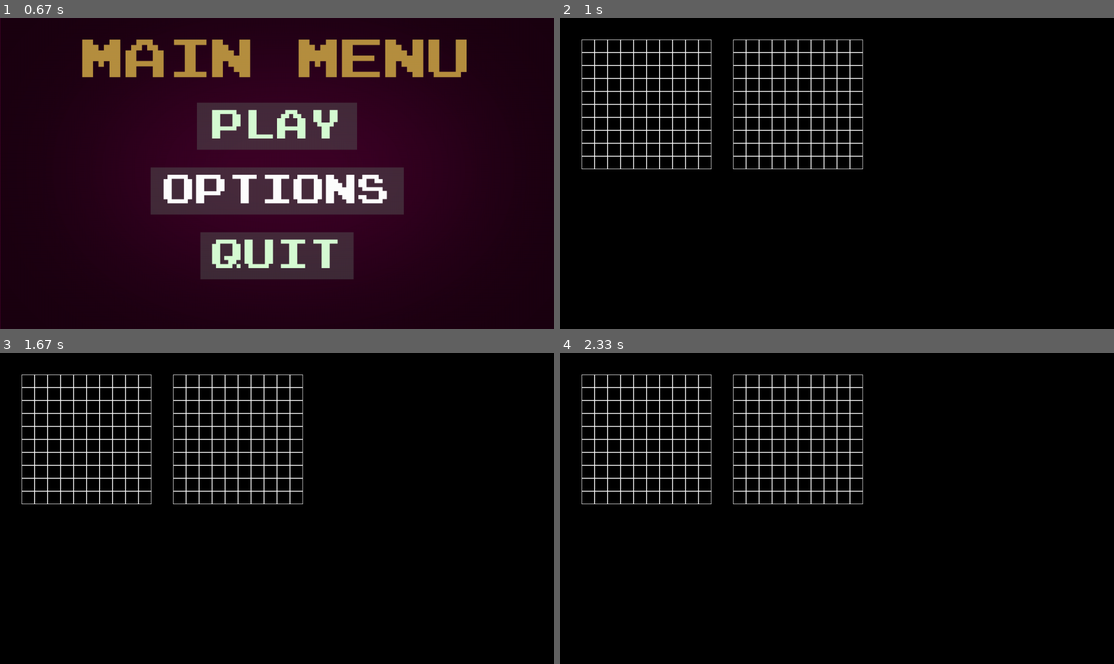
Above: before the commit, frames 1-4 (two rows, left to right).
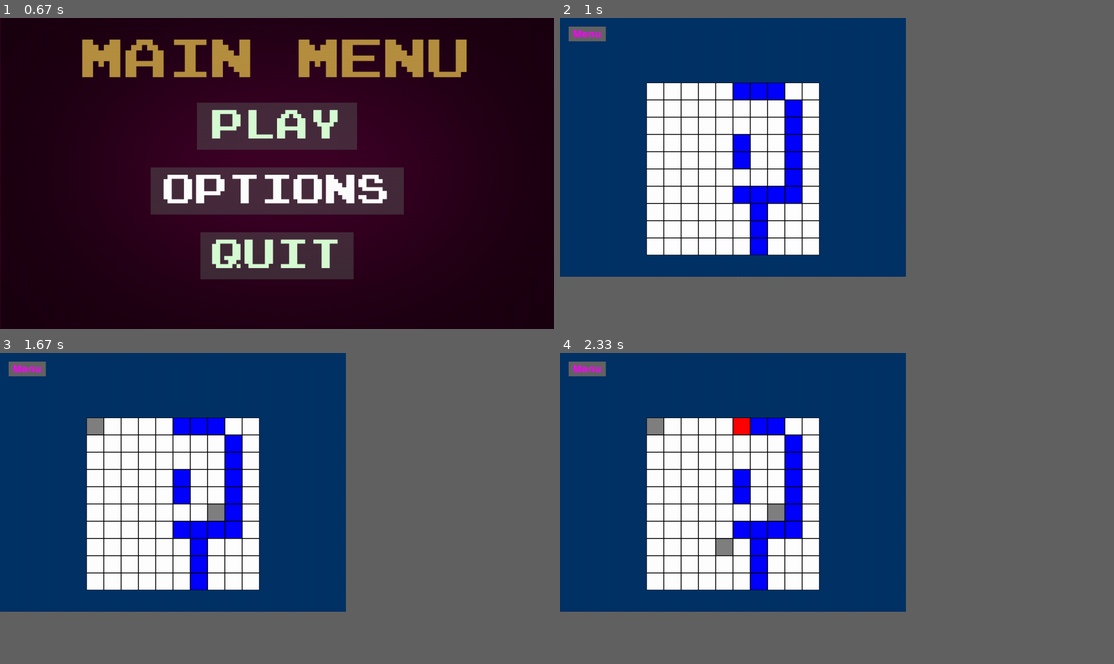
Above: after the commit, the same moments.

Repository: BrianValente/uade-batalla-naval
Game: pygame game, started from uade_battleship/main.py
Two runs of this game, one before a commit and one after it. Both use one fixed random seed, a clock stepped at 60 frames per second and the inputs below.
Inputs (mouse positions are in pixels of both pictures, inside the frame that each line leads up to):
- Up to frame 1 (0.67 s): click (254, 185) at 0.38 s
- Up to frame 2 (1 s): click "PLAY" at 0.72 s
- Up to frame 3 (1.67 s): click (94, 427) at 1.05 s; click (210, 505) at 1.38 s
- Up to frame 4 (2.33 s): click (742, 427) at 1.72 s; click (715, 548) at 2.05 s
In our replay, in frame 2 the window is 900x506 before the commit and 562x421 after it. These sizes can differ from the game's own. Grey fills any space a smaller window leaves; there, only what the larger window draws over its background counts as a difference.

Frame 1 is identical in both runs. In frame 2, 51% of the frame differs, in the area x 0-63%, y 0-84%; in frame 3, 51%; in frame 4, 51%.

Commit message:
Grilla jugador unico (#7)
**Descripción**

Contanos qué cambios hiciste y por qué.

**Screenshots**

| Antes | Después |
| -- | -- |
| <img height="400" src=""> | <img height="400" src=""> |

---------

Co-authored-by: Bravoto <tombravo@uade.edu.ar>

Diff:
--- a/uade_battleship/board.py
+++ b/uade_battleship/board.py
@@ -1,7 +1,39 @@
 import pygame
-
-
-# funciones del juego
+import subprocess  # Para ejecutar main.py
+from random import choice, randint
+
+
+def draw_menu_button(window, color, font):
+    global menu_button_rect
+    texto = font.render("Menu", True, (255, 0, 255))
+    menu_button_rect = pygame.Rect(
+        20, 20, texto.get_width() + 20, texto.get_height() + 10
+    )
+    pygame.draw.rect(window, color, menu_button_rect)
+    window.blit(texto, (menu_button_rect.x + 10, menu_button_rect.y + 5))
+
+
+# Muestra las opciones "¿Volver al menú?" con "Sí" y "No"
+def show_menu_options(window, font):
+    question_text = font.render("¿Volver al menú?", True, (255, 255, 255))
+    yes_text = font.render("Sí", True, (0, 150, 0))
+    no_text = font.render("No", True, (150, 0, 0))
+
+    question_pos = (40, 100)
+    yes_button_rect = pygame.Rect(40, 160, 50, 40)
+    no_button_rect = pygame.Rect(120, 160, 50, 40)
+
+    pygame.draw.rect(window, (0, 255, 0), yes_button_rect)
+    pygame.draw.rect(window, (255, 0, 0), no_button_rect)
+
+    window.blit(question_text, question_pos)
+    window.blit(yes_text, (yes_button_rect.x + 10, yes_button_rect.y + 5))
+    window.blit(no_text, (no_button_rect.x + 10, no_button_rect.y + 5))
+
+    return yes_button_rect, no_button_rect
+
+
+# Función para crear la grilla
 def create_game_grid(rows, cols, cellsize, pos):
     start_x = pos[0]
     start_y = pos[1]
@@ -10,89 +42,166 @@
         row_x = []
         for _ in range(cols):
             row_x.append((start_x, start_y))
-            start_x += cellsize  # Mueve hacia la derecha para la siguiente columna
+            start_x += cellsize
         coor_grid.append(row_x)
-        start_x = pos[0]  # Resetea startX al inicio de la fila
-        start_y += cellsize  # Mueve hacia abajo para la siguiente fila
+        start_x = pos[0]
+        start_y += cellsize
     return coor_grid
 
 
+# Función para inicializar la lógica del juego
 def update_game_logic(rows, cols):
     gamelogic = []
     for _ in range(rows):
         row_x = []
         for _ in range(cols):
-            row_x.append(" ")
+            row_x.append(" ")  # Espacio en blanco para celdas vacías
         gamelogic.append(row_x)
     return gamelogic
 
 
-def show_grid_on_screen(window, cellsize, player_grid, computer_grid):
-    grids = {"Player Grid": player_grid, "Computer Grid": computer_grid}
-
-    for _, grid in grids.items():
-        for row in grid:
-            for col in row:
-                pygame.draw.rect(
-                    window, (255, 255, 255), (col[0], col[1], cellsize, cellsize), 1
-                )
-
-
+# Función para colocar barcos en la lógica del juego
+def colocar_barcos(logica_juego):
+    MAX_ROWS = MAX_COL = len(logica_juego)
+    barcos = [5, 4, 3, 3, 2]  # Tamaños de los barcos
+
+    for barco in barcos:
+        colocado = False
+        while not colocado:
+            orientacion = choice(["H", "V"])  # Horizontal o Vertical
+            if orientacion == "H":
+                fila = randint(0, MAX_ROWS - 1)
+                col = randint(0, MAX_COL - barco)
+                if all(logica_juego[fila][c] == " " for c in range(col, col + barco)):
+                    for c in range(col, col + barco):
+                        logica_juego[fila][
+                            c
+                        ] = "B"  # 'B' representa una parte del barco
+                    colocado = True
+            else:
+                fila = randint(0, MAX_ROWS - barco)
+                col = randint(0, MAX_COL - 1)
+                if all(logica_juego[f][col] == " " for f in range(fila, fila + barco)):
+                    for f in range(fila, fila + barco):
+                        logica_juego[f][col] = "B"
+                    colocado = True
+
+
+# Función para mostrar la grilla en pantalla
+def show_grid_on_screen(window, cellsize, player_grid, p_game_logic):
+    for row_idx, row in enumerate(player_grid):
+        for col_idx, col in enumerate(row):
+            if p_game_logic[row_idx][col_idx] == "B":  # Parte del barco
+                color = (0, 0, 255)  # Azul para partes del barco
+            elif p_game_logic[row_idx][col_idx] == "X":  # Celda seleccionada
+                color = (255, 0, 0)  # Rojo para celdas seleccionadas
+            elif p_game_logic[row_idx][col_idx] == "M":  # Marcada como fallo
+                color = (128, 128, 128)  # Gris para fallos
+            else:
+                color = (255, 255, 255)  # Blanco para celdas no seleccionadas
+            pygame.draw.rect(window, color, (col[0], col[1], cellsize, cellsize))
+            pygame.draw.rect(
+                window, (0, 0, 0), (col[0], col[1], cellsize, cellsize), 1
+            )  # Borde de la celda
+
+
+# Función para imprimir la lógica del juego en la consola
 def print_game_logic(p_game_logic):
     print("Player Grid".center(50))
-    for _ in p_game_logic:
-        print(_)
-    print("Computer Grid".center(50))
-    for _ in p_game_logic:
-        print(_)
-
-
-def update_game_screen(window, p_game_grid, c_game_grid):
-    window.fill((0, 0, 0))
-    show_grid_on_screen(window, CELLSIZE, p_game_grid, c_game_grid)
-    pygame.display.update()
-
-
-# Configuración de juego visual
+    for row in p_game_logic:
+        print(row)
+
+
+# Función para actualizar la pantalla del juego
+def update_game_screen(window, p_game_grid, p_game_logic):
+    show_grid_on_screen(window, CELLSIZE, p_game_grid, p_game_logic)
+
+
+# Función para calcular el tamaño y la posición de la grilla
+def grid_size(window, rows, cols, cellsize):
+    screen_width, screen_height = window.get_size()
+    grid_width = cols * cellsize
+    grid_height = rows * cellsize
+    start_x = (screen_width - grid_width) // 2  # Centrado en X
+    start_y = screen_height - grid_height - 50  # 50 píxeles desde la parte inferior
+    return start_x, start_y
+
+
+# Función para manejar los clics del ratón
+def handle_mouse_click(mouse_pos, grid, cellsize, p_game_logic):
+    for row_idx, row in enumerate(grid):
+        for col_idx, col in enumerate(row):
+            cell_rect = pygame.Rect(col[0], col[1], cellsize, cellsize)
+            if cell_rect.collidepoint(mouse_pos):
+                if p_game_logic[row_idx][col_idx] == "B":  # Clic en barco
+                    p_game_logic[row_idx][col_idx] = "X"  # Marca la celda como acertada
+                elif p_game_logic[row_idx][col_idx] == " ":
+                    p_game_logic[row_idx][col_idx] = "M"  # Marca la celda como fallo
+                print(f"Clicked on cell ({row_idx}, {col_idx})")
+                return  # Salir después del primer clic
+
+
+# Configuración inicial
 ROWS = 10
 COLS = 10
-CELLSIZE = 30  # Tamaño reducido para que ambas grillas quepan en pantalla
-
-# Espacio entre las dos grillas
-GRID_SPACING = 50
-
-# Cálculo del ancho y alto de la pantalla basado en las grillas y su separación
-SCREENWIDTH = (COLS * CELLSIZE) * 2 + GRID_SPACING + 100
-SCREENHEIGHT = ROWS * CELLSIZE + 100
+CELLSIZE = 40
 
 
 def board():
-    # inicio de libreria
     pygame.init()
-
-    # Inicio de display pygame
-    GAMESCREEN = pygame.display.get_surface()
-    pygame.display.set_caption("Battleship game")
-
-    # Posiciones iniciales de las grillas
-    p_game_grid_start_pos = (50, 50)
-    c_game_grid_start_pos = (50 + COLS * CELLSIZE + GRID_SPACING, 50)
-
-    # Variables del juego
+    GAMESCREEN = pygame.display.set_mode((800, 600))
+    pygame.display.set_caption("Battleship Game")
+
+    p_game_grid_start_pos = grid_size(GAMESCREEN, ROWS, COLS, CELLSIZE)
     p_game_grid = create_game_grid(ROWS, COLS, CELLSIZE, p_game_grid_start_pos)
     p_game_logic = update_game_logic(ROWS, COLS)
 
-    c_game_grid = create_game_grid(ROWS, COLS, CELLSIZE, c_game_grid_start_pos)
-
+    colocar_barcos(p_game_logic)  # Coloca barcos en la lógica del juego
     print_game_logic(p_game_logic)
 
-    # Loop del game
+    # Inicializar la fuente y el estado del menú
+    font = pygame.font.SysFont(None, 36)
+    ask_return_menu = False  # Controla cuándo mostrar la pregunta de volver al menú
+
     RUNGAME = True
+
     while RUNGAME:
         for event in pygame.event.get():
             if event.type == pygame.QUIT:
                 RUNGAME = False
-
-        update_game_screen(GAMESCREEN, p_game_grid, c_game_grid)
+            if event.type == pygame.MOUSEBUTTONDOWN:
+                mouse_pos = pygame.mouse.get_pos()
+                if menu_button_rect.collidepoint(mouse_pos):
+                    ask_return_menu = (
+                        not ask_return_menu
+                    )  # Alternar la visibilidad del menú
+                if ask_return_menu:
+                    yes_button_rect, no_button_rect = show_menu_options(
+                        GAMESCREEN, font
+                    )
+                    if yes_button_rect.collidepoint(mouse_pos):
+                        main()
+                    elif no_button_rect.collidepoint(mouse_pos):
+                        ask_return_menu = False  # Ocultar el menú y volver al juego
+                else:
+                    handle_mouse_click(mouse_pos, p_game_grid, CELLSIZE, p_game_logic)
+
+        GAMESCREEN.fill((0, 51, 102))  # Fondo del juego
+
+        # Mostrar siempre el botón del menú
+        draw_menu_button(GAMESCREEN, (100, 100, 100), font)
+
+        if ask_return_menu:
+            show_menu_options(GAMESCREEN, font)  # Mostrar opciones Sí/No
+        else:
+            update_game_screen(
+                GAMESCREEN, p_game_grid, p_game_logic
+            )  # Mostrar la grilla del juego
+
+        pygame.display.update()
 
     pygame.quit()
+
+
+if __name__ == "__main__":
+    board()
